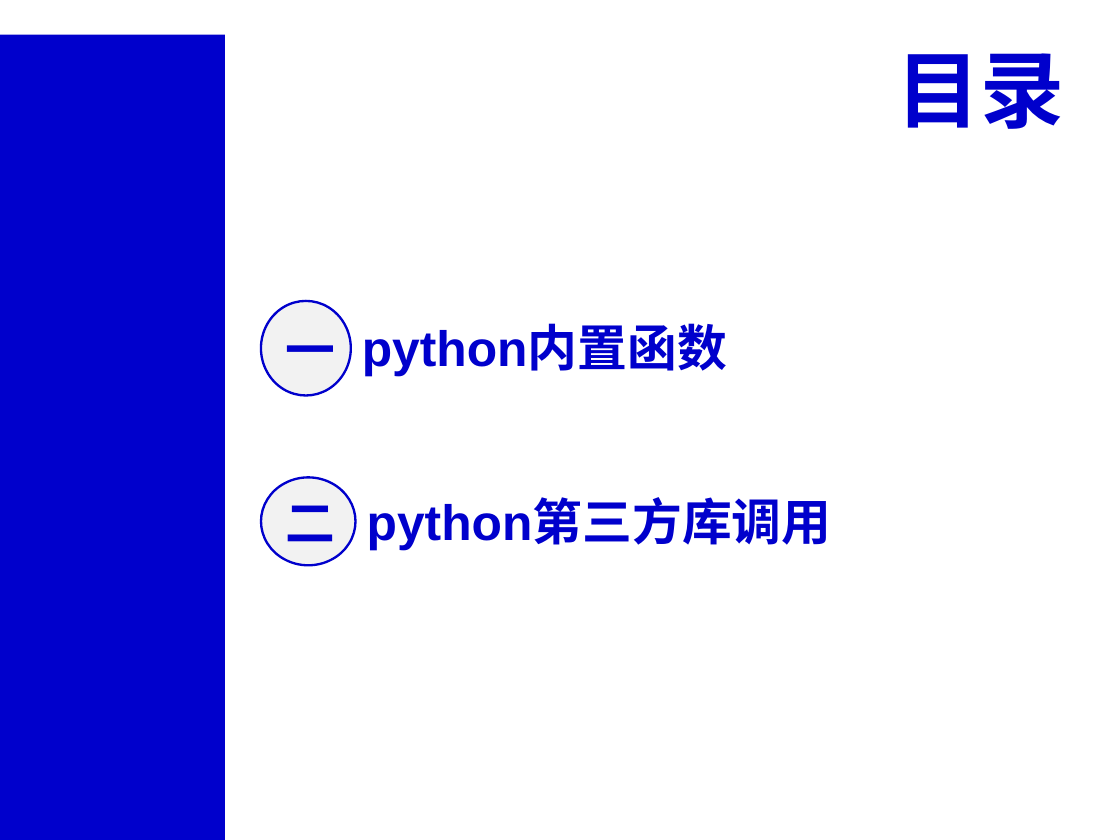
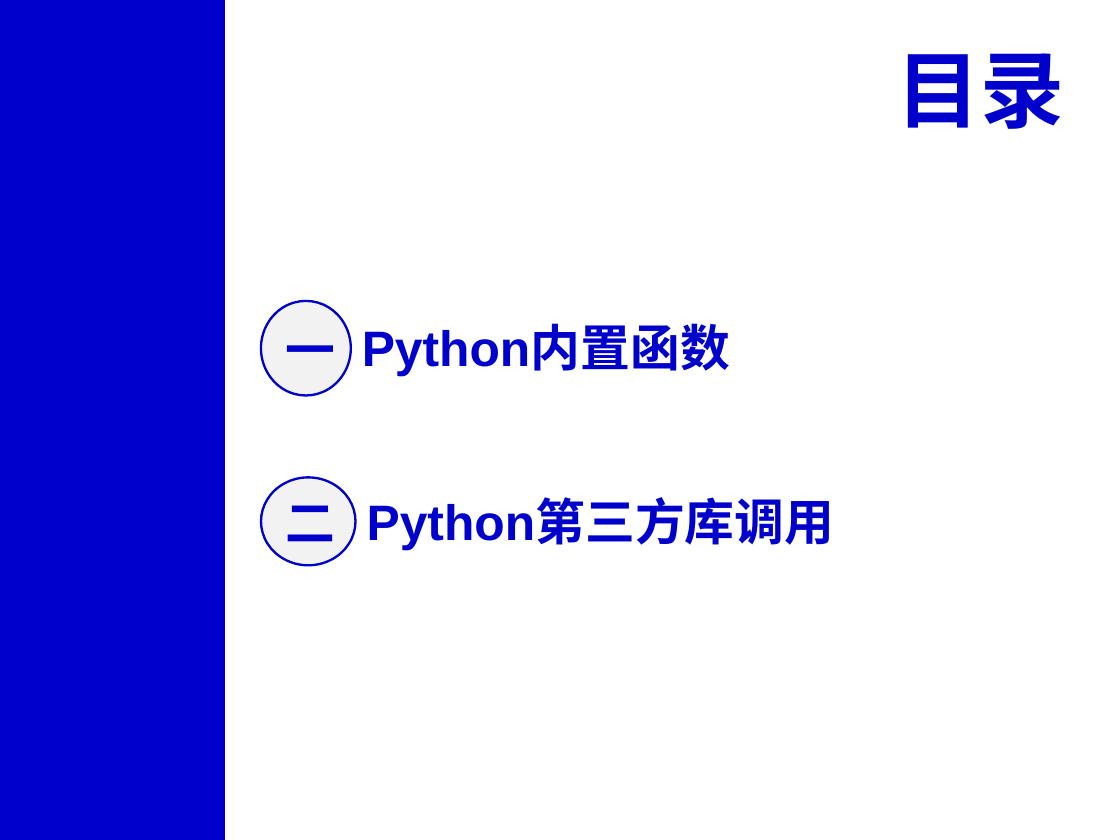
Before and after one commit to xinluo2018/spatial-data-processing, a slide deck: slide 2 of 第2章-Python程序设计基础/第3节-python库调用-2课时.pptx. Drawn at 1120x840 pixels with LibreOffice and Linux fonts; fonts in the diff are those of the drawing. Boxes give left, top, right and bottom in pixels: in the first picture for what was removed or moved away, otherwise in the second. Text is boxed around its words. In the diff, an @@ line names an element or a change of style, - is before the commit and + after.

```diff
--- a/第2章-Python程序设计基础/第3节-python库调用-2课时.pptx
+++ b/第2章-Python程序设计基础/第3节-python库调用-2课时.pptx
@@ rectangle: place and size @@
-rectangle at [0,35,225,840]
+rectangle at [0,0,225,840]
@@ text at [362,326,730,376]: text changed @@
-python内置函数
+Python内置函数
@@ text at [367,501,835,551]: text changed @@
-python第三方库调用
+Python第三方库调用
```
Also in this commit, not shown: 10 other slides changed, 20 other files.
